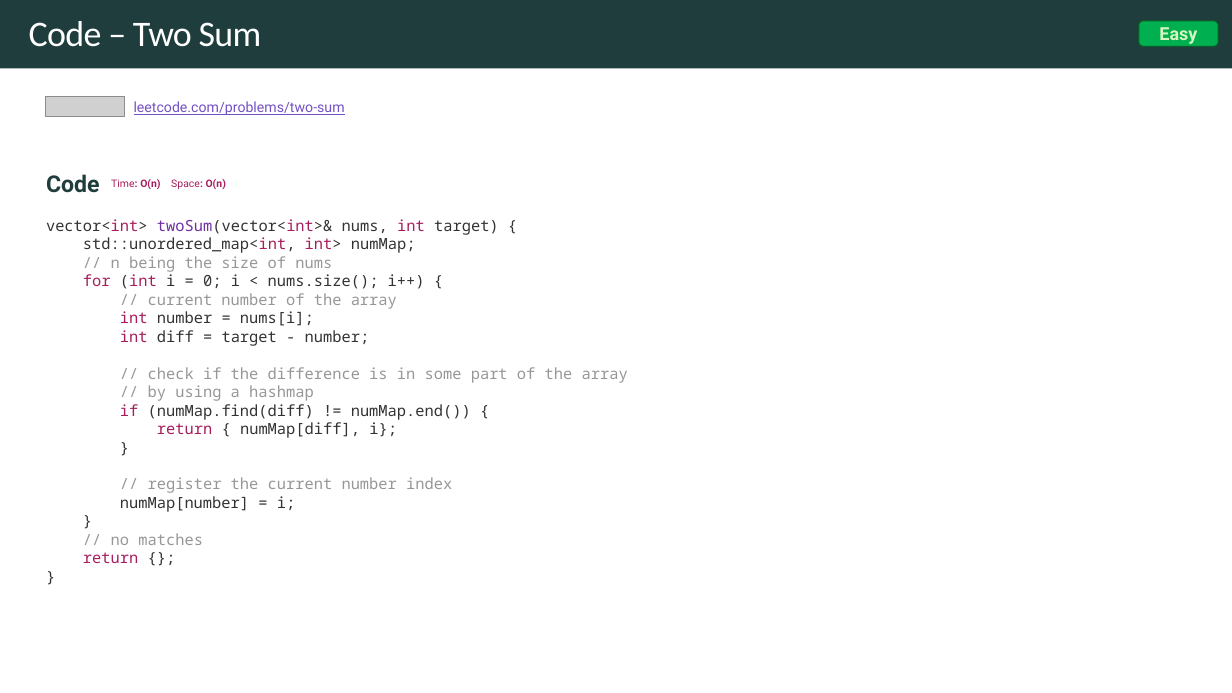
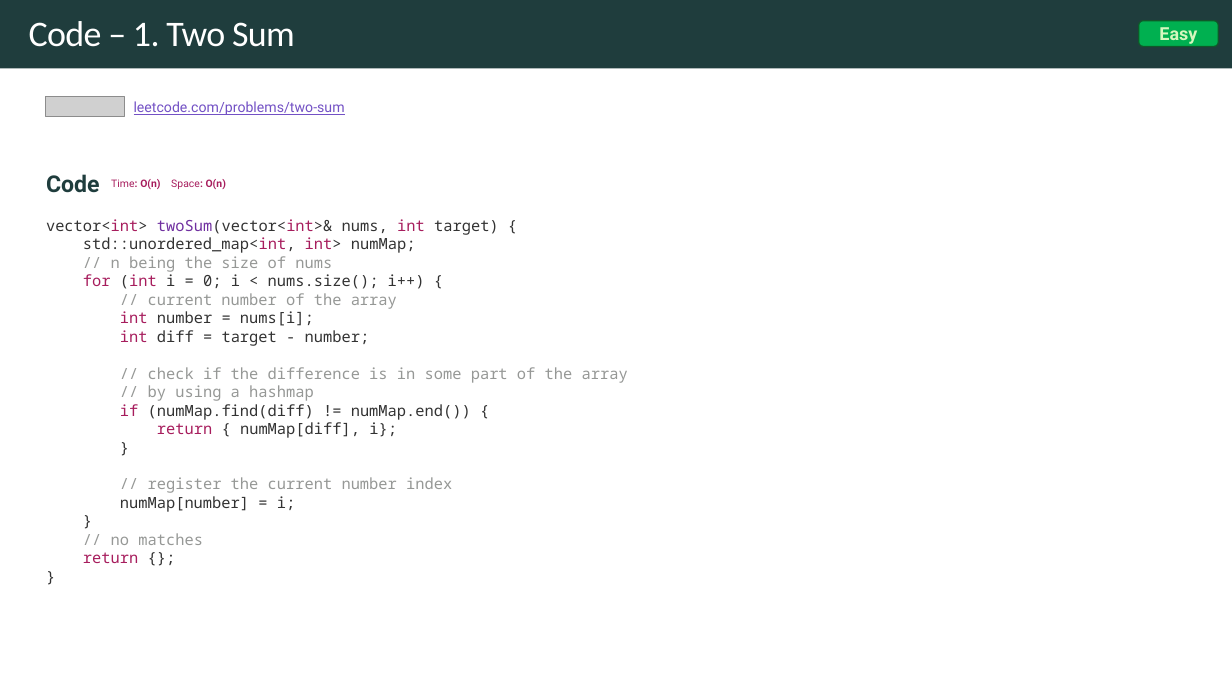
Before and after one commit to rfdavid/coding-interview-handbook-cpp, a slide deck: slide 27 of Algorithm and problem Solving Cheatsheet.pptm (slide 32 before the commit). Drawn at 1232x693 pixels with LibreOffice and Linux fonts; fonts in the diff are those of the drawing; grey boxes stand for pictures. Boxes give left, top, right and bottom in pixels: in the first picture for what was removed or moved away, otherwise in the second. Text is boxed around its words. In the diff, an @@ line names an element or a change of style, - is before the commit and + after.

```diff
--- a/Algorithm and problem Solving Cheatsheet.pptm
+++ b/Algorithm and problem Solving Cheatsheet.pptm
@@ title at [29,21,295,47]: text changed @@
-Code – Two Sum
+Code – 1. Two Sum
```
Also in this commit, not shown: 13 other slides changed, 6 slides added, 2 slides removed, 16 other files.
